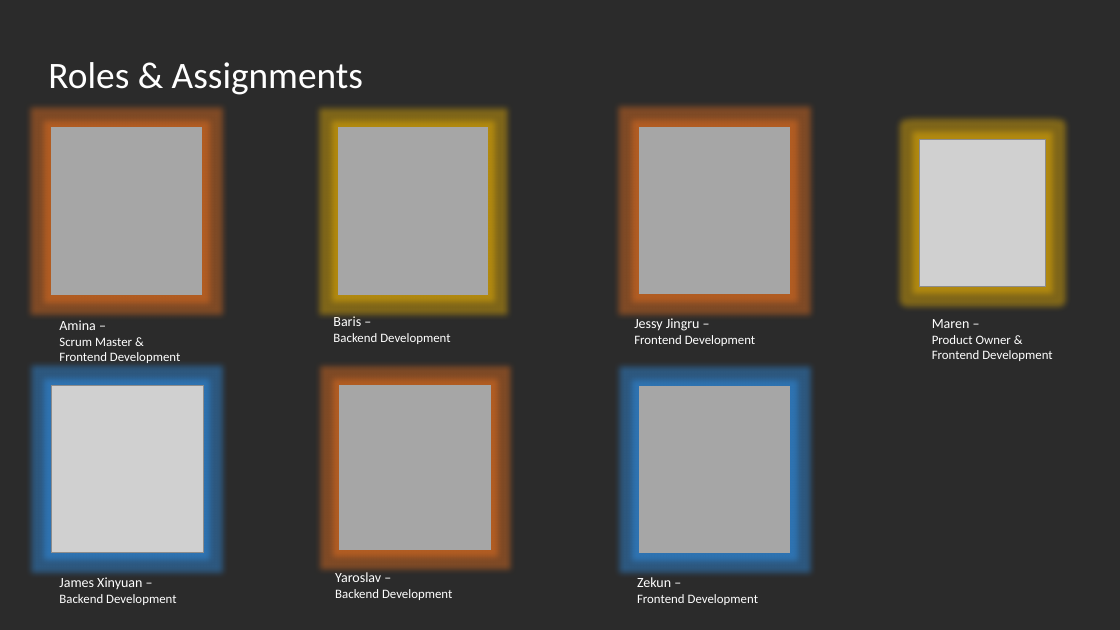
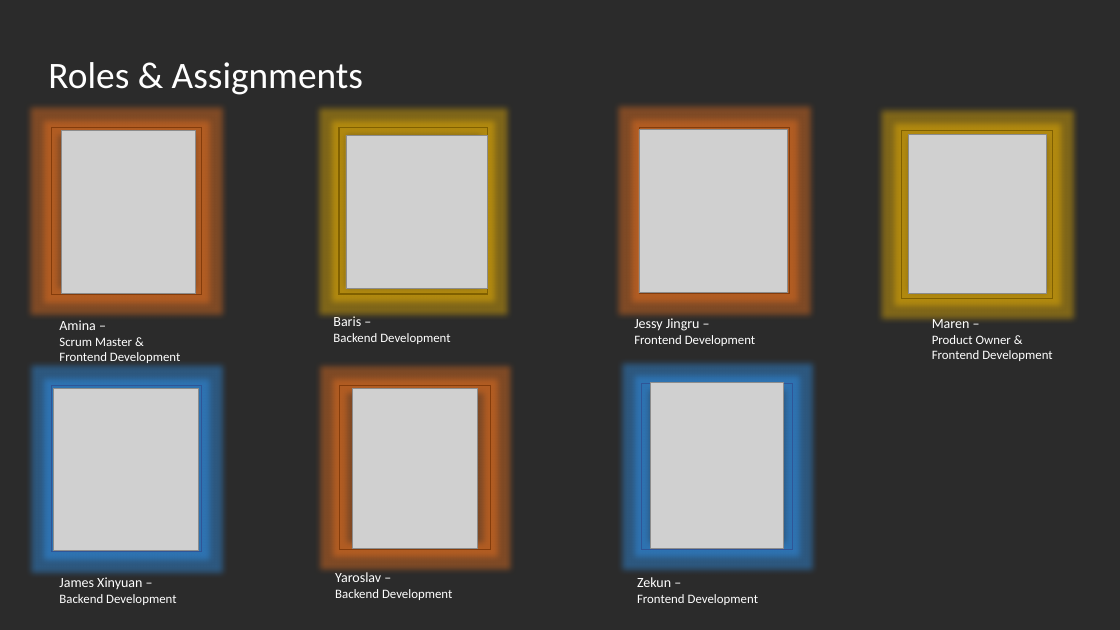
Before and after one commit to James-Xu-Xinyuan/DB-G2-Coding-Challenge, a slide deck: slide 2 of CC_Presentation1.pptx. Drawn at 1120x630 pixels with LibreOffice and Linux fonts; fonts in the diff are those of the drawing; grey boxes stand for pictures; background and template pictures are left out; a plain dark background stands for a picture behind light text. Boxes give left, top, right and bottom in pixels: in the first picture for what was removed or moved away, otherwise in the second. Text is boxed around its words. In the diff, an @@ line names an element or a change of style, - is before the commit and + after.

Commit message:
CC_Presentation_V2_MD

```diff
--- a/CC_Presentation1.pptx
+++ b/CC_Presentation1.pptx
@@ picture added at box(61, 130, 196, 293) @@
@@ rectangle at box(339, 128, 488, 294): fill #A6A6A6 to none; outline #A6A6A6 1 pt to #806000 1 pt @@
@@ picture added at box(346, 135, 488, 288) @@
@@ picture added at box(639, 130, 788, 293) @@
@@ rectangle: place and size @@
-rectangle at box(920, 139, 1045, 287)
+rectangle at box(902, 130, 1053, 298)
@@ rectangle at box(902, 130, 1053, 298): outline #808080 1 pt to #806000 1 pt @@
@@ picture: place and size @@
-picture at box(920, 139, 1045, 287)
+picture at box(908, 134, 1046, 294)
@@ rectangle at box(51, 386, 202, 552): outline #A6A6A6 1 pt to #2F5597 1 pt @@
@@ picture: place and size @@
-picture at box(51, 386, 204, 553)
+picture at box(54, 388, 198, 550)
@@ fill #A6A6A6 to none; outline #A6A6A6 1 pt to #843C0B 1 pt in 3 elements at box(639, 127, 790, 294), box(51, 128, 202, 295), box(339, 386, 490, 549) @@
@@ picture added at box(352, 388, 477, 548) @@
@@ rectangle: place and size @@
-rectangle at box(639, 386, 790, 553)
+rectangle at box(642, 383, 792, 549)
@@ rectangle at box(642, 383, 792, 549): fill #A6A6A6 to none; outline #A6A6A6 1 pt to #2F5597 1 pt @@
@@ picture added at box(651, 382, 784, 548) @@
```
Also in this commit, not shown: 1 other slide changed.
